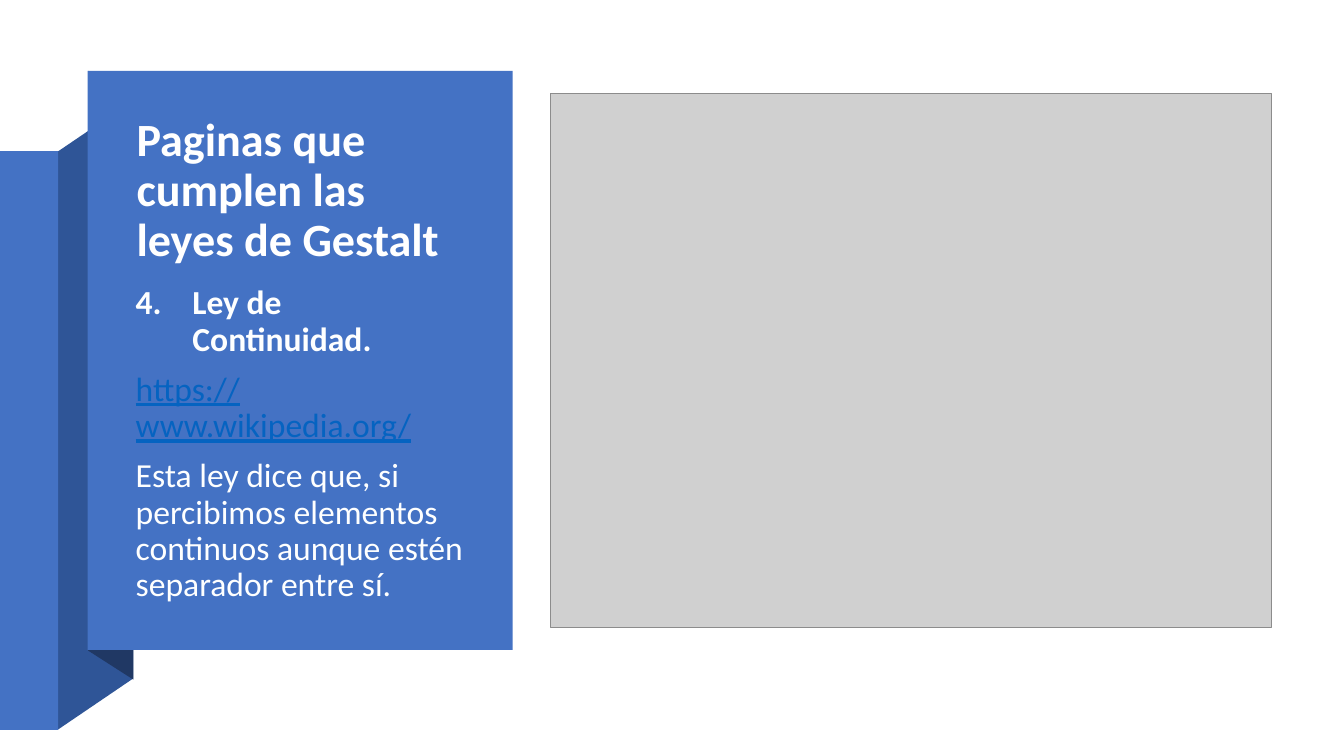
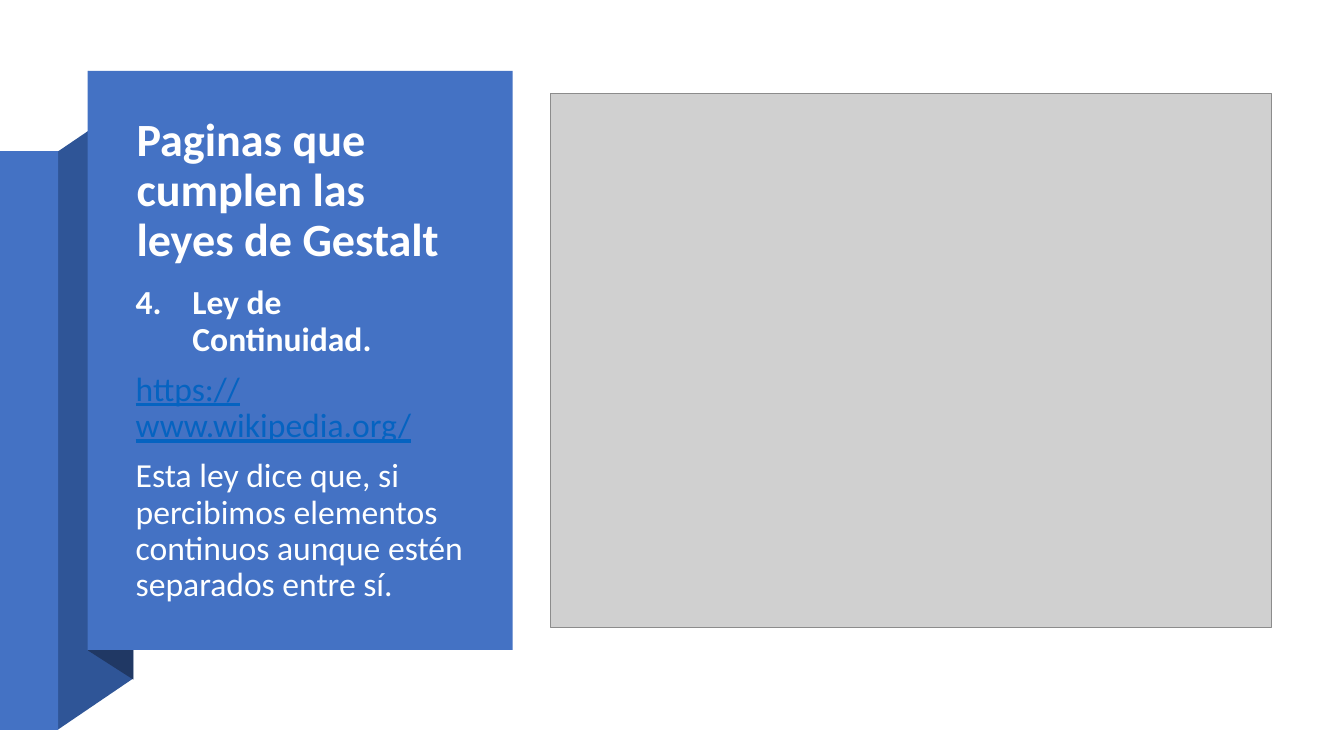
Before and after one commit to Jloen1999/tramitesPlanificaciones, a slide deck: slide 6 of estudios/UEX/Curso2/Asignaturas/IPO/Ejercicios/JoseLuisObiangEN_Ejercicio2-A.pptx. Drawn at 1344x756 pixels with LibreOffice and Linux fonts; fonts in the diff are those of the drawing; grey boxes stand for pictures. Boxes give left, top, right and bottom in pixels: in the first picture for what was removed or moved away, otherwise in the second. Text is boxed around its words. In the diff, an @@ line names an element or a change of style, - is before the commit and + after.

```diff
--- a/estudios/UEX/Curso2/Asignaturas/IPO/Ejercicios/JoseLuisObiangEN_Ejercicio2-A.pptx
+++ b/estudios/UEX/Curso2/Asignaturas/IPO/Ejercicios/JoseLuisObiangEN_Ejercicio2-A.pptx
@@ text at (136,463,463,602): text changed @@
-Esta ley dice que, si percibimos elementos continuos aunque estén separador entre sí.
+Esta ley dice que, si percibimos elementos continuos aunque estén separados entre sí.
```
Also in this commit, not shown: 2 other slides changed, 35 other files.
